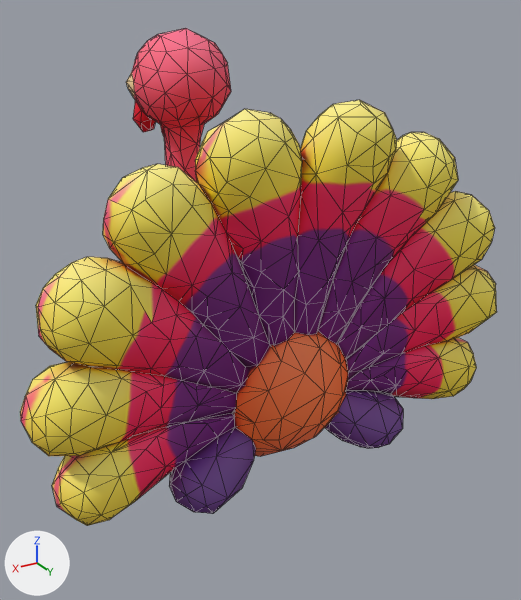
An edit to the glTF model assets/models/tribal_turkey_3000.glb, drawn before and after from the same camera.
Before and after are seen from a 50 mm camera at (0.69, 1.192, 1.094) aimed at (-0.057, -0.053, 0.472). The axes (+X, +Y, +Z) are drawn at lower left. The lights are the same throughout. The first picture is the older version. Mesh edges are drawn as thin lines. Where no turn or scale is listed for an object, it has been applied to the vertices. Vertices at exactly the same position are counted once.

The scene before the commit, as lines of its bpy script (objects in view):
```python
me_optimized_helper_character = bpy.data.meshes.new('Optimized helper character')
me_optimized_helper_character.from_pydata(...)  # 1502 vertices, 3000 faces; spans x -0.509..0.517, y -0.465..0.248, z 0.0..1.02
me_optimized_helper_character.materials.append(mat_material_001)
ob_node_0 = bpy.data.objects.new('node_0', me_optimized_helper_character)
ob_node_0.location = (0.0, 0.0, 0.0)
```
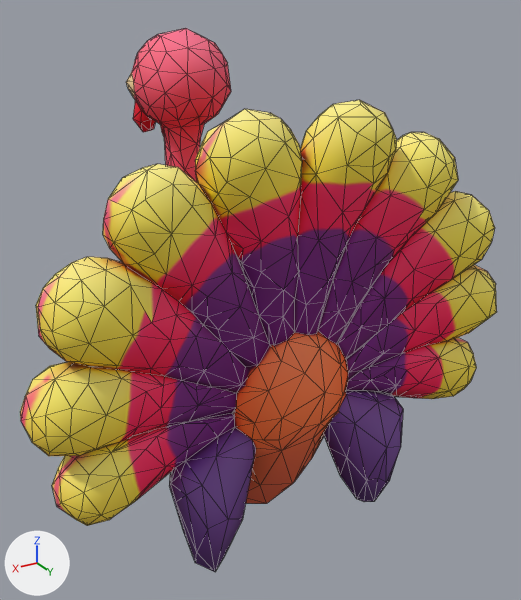
Where the change shows, as pixel boxes [x1, y1, x2, y2] in the pictures (521 x 600 px; the box of a moved part takes in the faces that stretch with it):
'node_0', reshaped (9% taller)
    before: [20, 28, 497, 526]
    after: [20, 28, 497, 572]
part 1 of me_optimized_helper_character, moved or reshaped
    before: [177, 402, 403, 514]
    after: [170, 402, 403, 572]

What the commit changed:
me_optimized_helper_character has 1502 vertices, 3000 faces and spans x -0.509..0.517, y -0.465..0.248, z 0.0..1.02.
me_optimized_helper_character is used by ob_node_0; location (0.0, 0.0, 0.0).
me_optimized_helper_character part 1: all 50 vertices in x -0.241..0.244, y 0.003..0.238, z 0.174..0.252 are scaled about their middle by (1, 1, 3.02), then moved by (0.0, 0.0, -0.095).
